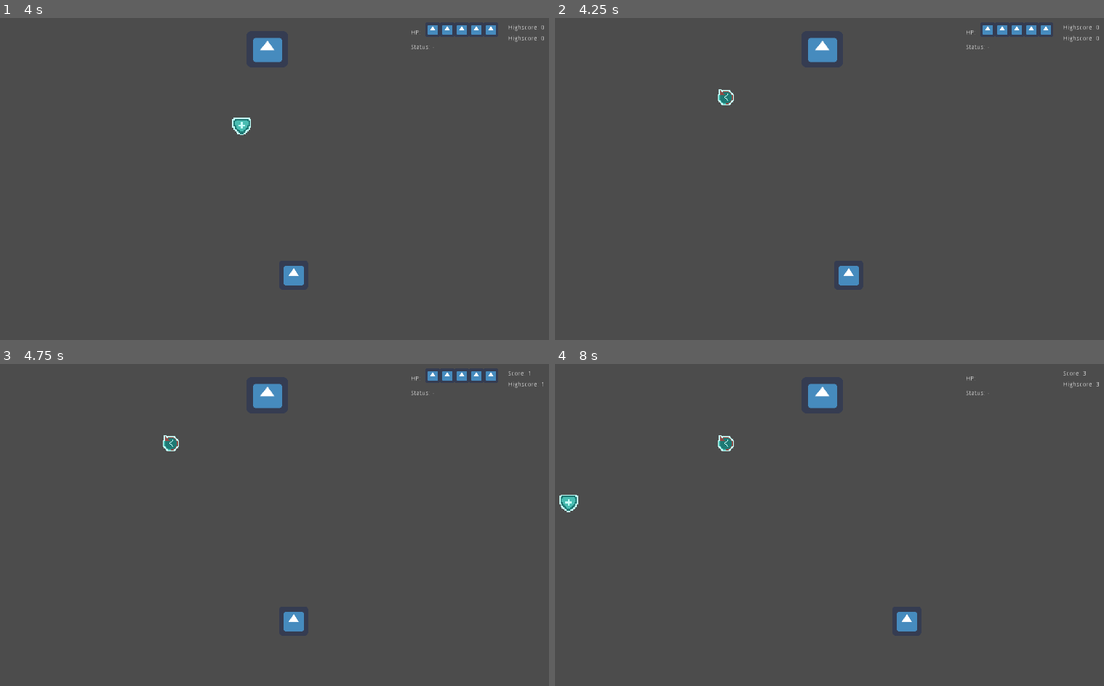
Above: before the commit, frames 1-4 (two rows, left to right).
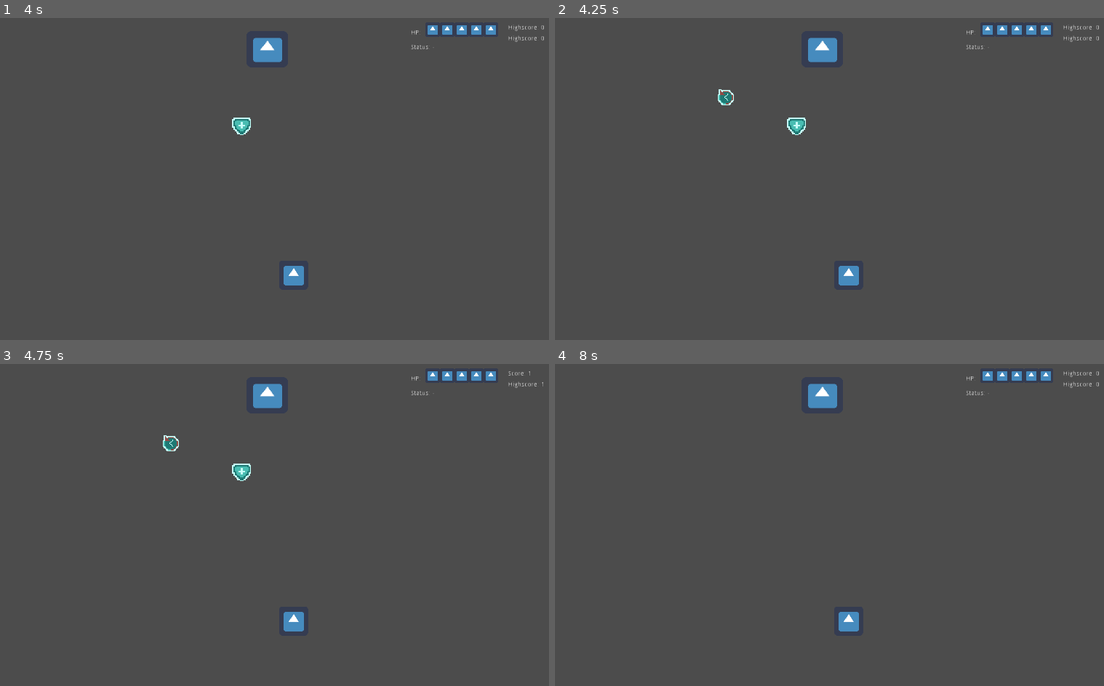
Above: after the commit, the same moments.

Repository: elonsquidion/Fall-into-the-Red-Herring
Game: Godot game, scene res://Scenes/main.tscn
Two runs of this game, one before a commit and one after it. Both use one fixed random seed, a clock stepped at 60 frames per second and the inputs below. The engine's default icon, where the game draws it, is replaced by a stand-in: a white triangle on a blue panel in a dark square.
Inputs (mouse positions are in pixels of both pictures, inside the frame that each line leads up to):
- Up to frame 1 (4 s): tap Enter at 0.5, 2, 3.5 s; move the mouse to (395, 162) at 0.52 s; hold D (right) 0.53-1.28 s; tap Space (activate_buff) at 0.6, 1.25, 1.35, 2.1, 2.75, 2.85, 3.6 s; move the mouse to (148, 195) at 1.27 s; hold S (down) 1.28-2.03 s; move the mouse to (323, 108) at 2.02 s; hold D (right) 2.03-2.78 s; move the mouse to (236, 243) at 2.77 s; hold W (up) 2.78-3.53 s; move the mouse to (439, 227) at 3.52 s; hold A (left) from 3.53 s (still down)
- Up to frame 2 (4.25 s): keep holding A (left)
- Up to frame 3 (4.75 s): keep holding A (left); move the mouse to (93, 476) at 4.27 s; tap Space (activate_buff) at 4.35 s
- Up to frame 4 (8 s): tap Space (activate_buff) at 5, 5.1, 5.85, 6.6, 7.35 s; move the mouse to (851, 525) at 5.02 s; release A (left) at 5.03 s; hold S (down) 5.03-5.78 s; move the mouse to (730, 441) at 5.77 s; hold D (right) 5.78-6.53 s; move the mouse to (950, 508) at 6.52 s; hold W (up) 6.53-7.28 s; move the mouse to (703, 541) at 7.27 s; hold D (right) from 7.28 s (still down)

Frame 1 is identical in both runs. In frame 2, 0.2% of the frame differs, in the area x 42-46%, y 30-37%; in frame 3, 0.2%; in frame 4, 1.0%, in the area x 0-100%, y 2-84%.
Error before the commit: Invalid get index 'game_over' (on base: 'KinematicBody2D (Player.gd)'). (res://Assets/Script/Player.gd:104)

Commit message:
bug twist

Diff:
--- a/src/Assets/Script/Immune Buff.gd
+++ b/src/Assets/Script/Immune Buff.gd
@@ -14,7 +14,7 @@
 # Called when the node enters the scene tree for the first time.
 func _ready():
 	var player_instance = player.instance()
-	connect("body_entered", player_instance, "take_buff")
+	$"Buff Icon".connect("body_entered", player_instance, "take_buff")
 
 
 # Called every frame. 'delta' is the elapsed time since the previous frame.
@@ -22,5 +22,5 @@
 #	pass
 
 
-func _on_Buff_Icon_area_entered(player):
+func _on_Buff_Icon_body_entered(body):
 	queue_free()
--- a/src/Assets/Script/Player.gd
+++ b/src/Assets/Script/Player.gd
@@ -7,7 +7,7 @@
 export var max_hp = 5
 
 var immune = false
-
+var reverse = false
 var shield_hp = 0
 var hit_points = max_hp
 var score = 0
@@ -30,11 +30,10 @@
 	highscore = max(highscore, score)
 
 func _physics_process(_delta):
-	mechanics()
-
-	if Input.is_action_just_pressed("activate_buff"):
-		pass
-	movement = move_and_slide(movement)
+	if reverse:
+		reverse_mechanics()
+	else:
+		mechanics()
 
 func load_score():
 	var f = File.new()
@@ -57,22 +56,26 @@
 	f.close()
 
 
-func take_buff(take_buff : Area2D):
-	emit_signal("buff_activated", "Buff")
-	immune = true
+func take_buff(player):
+	print("jancok")
+	player.emit_signal("buff_activated", "Buff")
+	player.immune = true
 
 
 
-func take_debuff(take_debuff : Area2D):
-	emit_signal("buff_activated", "Debuff")
-	if Input.is_action_just_pressed("right") and position.x < 1248:
+func take_debuff(player):
+	player.reverse = true
+	player.emit_signal("buff_activated", "Debuff")
+
+func reverse_mechanics():
+	if Input.is_action_just_pressed("right") and position.x > 32:
 		global_position.x -= 64
-	elif Input.is_action_just_pressed("left") and position.x > 32:
+	elif Input.is_action_just_pressed("left") and position.x < 1248:
 		global_position.x += 64
 
-	if Input.is_action_just_pressed("down") and position.y < 608:
+	if Input.is_action_just_pressed("down") and position.y > 204:
 		global_position.y -= 64
-	elif Input.is_action_just_pressed("up") and position.y > 204:
+	elif Input.is_action_just_pressed("up") and position.y < 608:
 		global_position.y += 64
 
 
@@ -91,18 +94,20 @@
 
 func take_damage(body, damage):
 	var hp_bar = body.get_parent().get_node("UI/HP Bar")
-	if immune == false :
+	if body.immune == false :
 		body.hit_points -= damage
 		hp_bar.rect_size.x = body.hit_points * body.heart_size
 	else:
+		print("hehe gak turunnn")
 		damage = 0
 		body.hit_points -= damage
 		hp_bar.rect_size.x = body.hit_points * body.heart_size
-	if body.hit_points == 0:
+	if body.hit_points <= 0:
 		if body.new_high:
 			SilentWolf.Scores.persist_score(SilentWolf.Players.player_name, Global.highscore)
-		body.game_over.visible = true
-		body.get_tree().paused = true
+		body.get_tree().reload_current_scene()
+#		body.game_over.visible = true
+#		body.get_tree().paused = true
 
 func add_point(body, point):
 	var score_bar = body.get_parent().get_node("UI/Score")
--- a/src/Assets/Script/Pop Up Buff.gd
+++ b/src/Assets/Script/Pop Up Buff.gd
@@ -10,4 +10,7 @@
 	var buff = kinds.instance()
 	buff.position = Vector2(rand_range(10,990), rand_range(10,590))
 	add_child(buff)
+
+func start_timer():
 	spawn_time = rand_range(1,5)
+	get_node("Timer").start(spawn_time)
--- a/src/Assets/Script/Reverse Debuff.gd
+++ b/src/Assets/Script/Reverse Debuff.gd
@@ -14,16 +14,11 @@
 # Called when the node enters the scene tree for the first time.
 func _ready():
 	var player_instance = player.instance()
-	connect("body_entered", player_instance, "take_debuff")
+	$"Debuff icon".connect("body_entered", player_instance, "take_debuff")
 
 
 
 # Called every frame. 'delta' is the elapsed time since the previous frame.
-#func _process(delta):
-#	pass
 
-
-
-
-func _on_Debuff_icon_area_entered(area):
+func _on_Debuff_icon_body_entered(body):
 	queue_free()
--- a/src/Assets/Script/Status.gd
+++ b/src/Assets/Script/Status.gd
@@ -5,9 +5,12 @@
 onready var player = get_parent().get_parent().get_node("Player")
 
 func _ready():
+	print("tolonglah asu")
 	player.connect("buff_activated", self, "_on_Player_buff_activated")
 
 func _on_Player_buff_activated(status):
+	print("hueeeeeeee")
+	print(status)
 	text = "Status: " + status
 	timer.start(5)
 
--- a/src/Scenes/Immune Buff.tscn
+++ b/src/Scenes/Immune Buff.tscn
@@ -15,8 +15,10 @@
 texture = ExtResource( 1 )
 
 [node name="Buff Icon" type="Area2D" parent="."]
+collision_layer = 4
+collision_mask = 2
 
 [node name="CollisionShape2D" type="CollisionShape2D" parent="Buff Icon"]
 shape = SubResource( 1 )
 
-[connection signal="area_entered" from="Buff Icon" to="." method="_on_Buff_Icon_area_entered"]
+[connection signal="body_entered" from="Buff Icon" to="." method="_on_Buff_Icon_body_entered"]
--- a/src/Scenes/Reverse Debuff.tscn
+++ b/src/Scenes/Reverse Debuff.tscn
@@ -14,8 +14,10 @@
 texture = ExtResource( 1 )
 
 [node name="Debuff icon" type="Area2D" parent="."]
+collision_layer = 4
+collision_mask = 2
 
 [node name="CollisionShape2D" type="CollisionShape2D" parent="Debuff icon"]
 shape = SubResource( 1 )
 
-[connection signal="area_entered" from="Debuff icon" to="." method="_on_Debuff_icon_area_entered"]
+[connection signal="body_entered" from="Debuff icon" to="." method="_on_Debuff_icon_body_entered"]
--- a/src/Scenes/main.tscn
+++ b/src/Scenes/main.tscn
@@ -18,8 +18,10 @@
 
 [node name="Player" parent="." instance=ExtResource( 5 )]
 position = Vector2( 638, 572 )
+collision_mask = 5
 
 [node name="Vanisher" type="Area2D" parent="."]
+collision_layer = 2
 
 [node name="Area Vanisher" type="CollisionShape2D" parent="Vanisher"]
 position = Vector2( 640, 747.578 )
